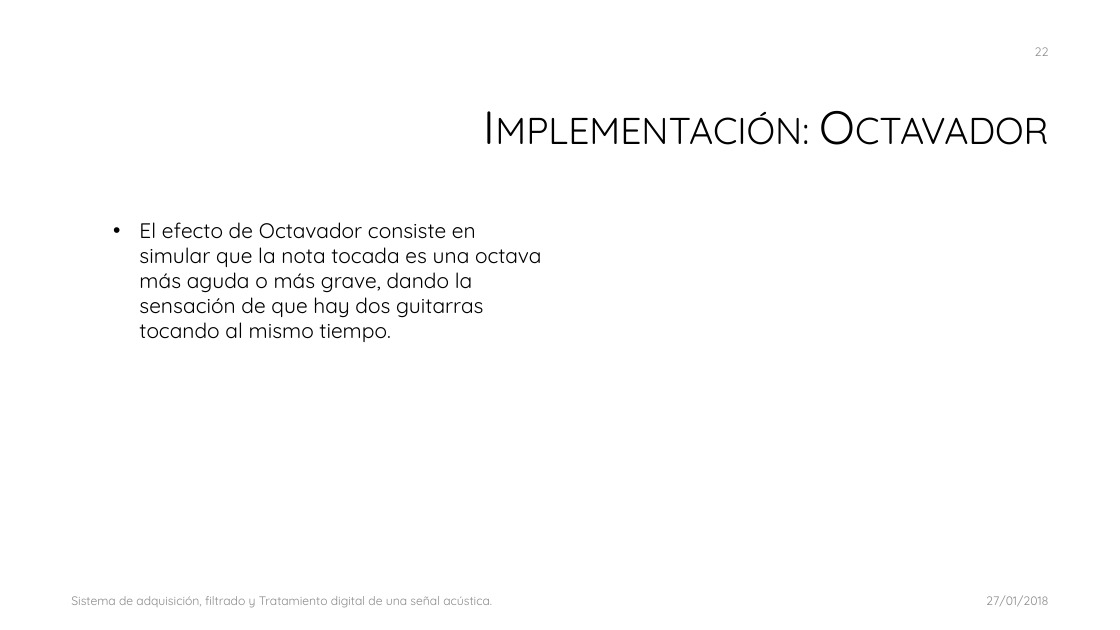
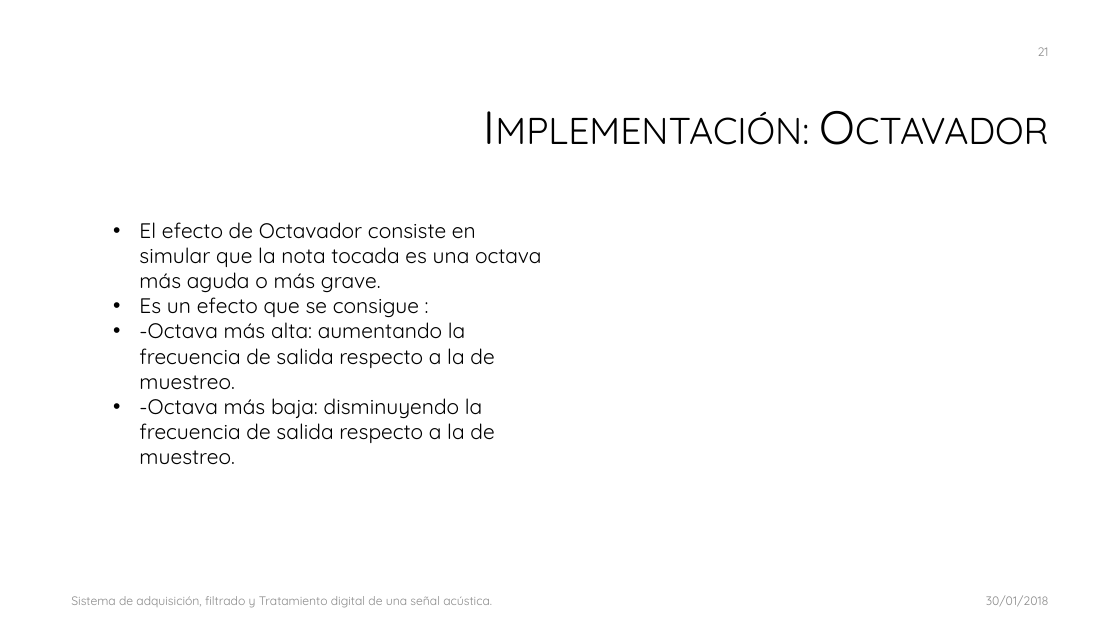
Before and after one commit to galledohm/Prueba1, a slide deck: slide 21 of Subsis/Presentación/Sistema de adquisición, filtrado y Tratamiento digital.pptx (slide 22 before the commit). Drawn at 1120x630 pixels with LibreOffice and Linux fonts; fonts in the diff are those of the drawing; background and template pictures are left out. Boxes give left, top, right and bottom in pixels: in the first picture for what was removed or moved away, otherwise in the second. Text is boxed around its words. In the diff, an @@ line names an element or a change of style, - is before the commit and + after.

```diff
--- a/Subsis/Presentación/Sistema de adquisición, filtrado y Tratamiento digital.pptx
+++ b/Subsis/Presentación/Sistema de adquisición, filtrado y Tratamiento digital.pptx
@@ page number at (x1=1038, y1=47, x2=1049, y2=56): text changed @@
-22
+21
@@ text at (x1=139, y1=222, x2=542, y2=465): text changed @@
-  • El efecto de Octavador consiste en simular que la nota tocada es una octava más aguda o más grave, dando la sensación de que hay dos guitarras tocando al mismo tiempo.
+  • El efecto de Octavador consiste en simular que la nota tocada es una octava más aguda o más grave.
+  • Es un efecto que se consigue :
+  • -Octava más alta: aumentando la frecuencia de salida respecto a la de muestreo.
+  • -Octava más baja: disminuyendo la frecuencia de salida respecto a la de muestreo.
@@ text at (x1=986, y1=595, x2=1049, y2=607): text changed @@
-27/01/2018
+30/01/2018
```
Also in this commit, not shown: 27 other slides changed, 1 slide removed.
